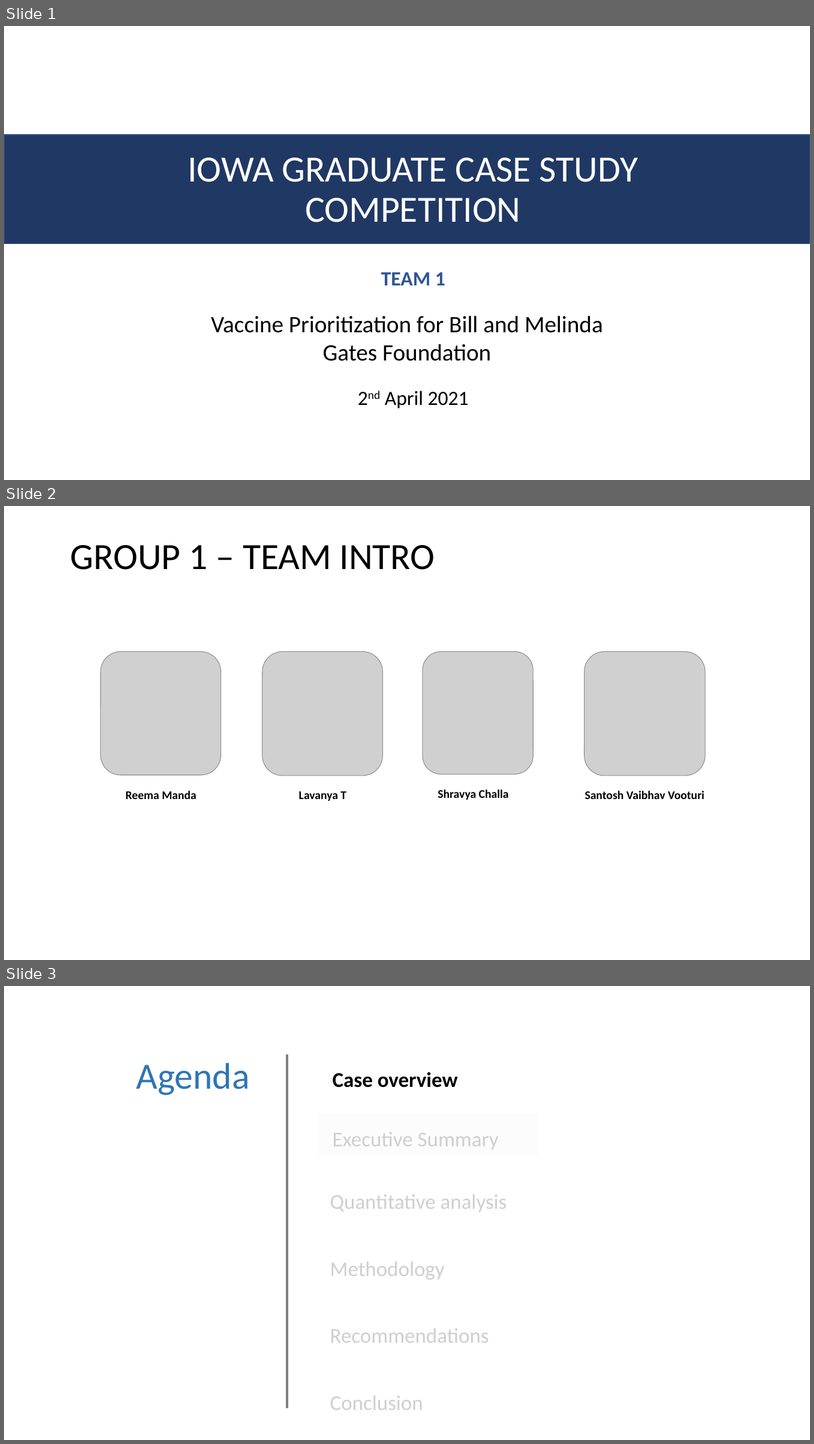
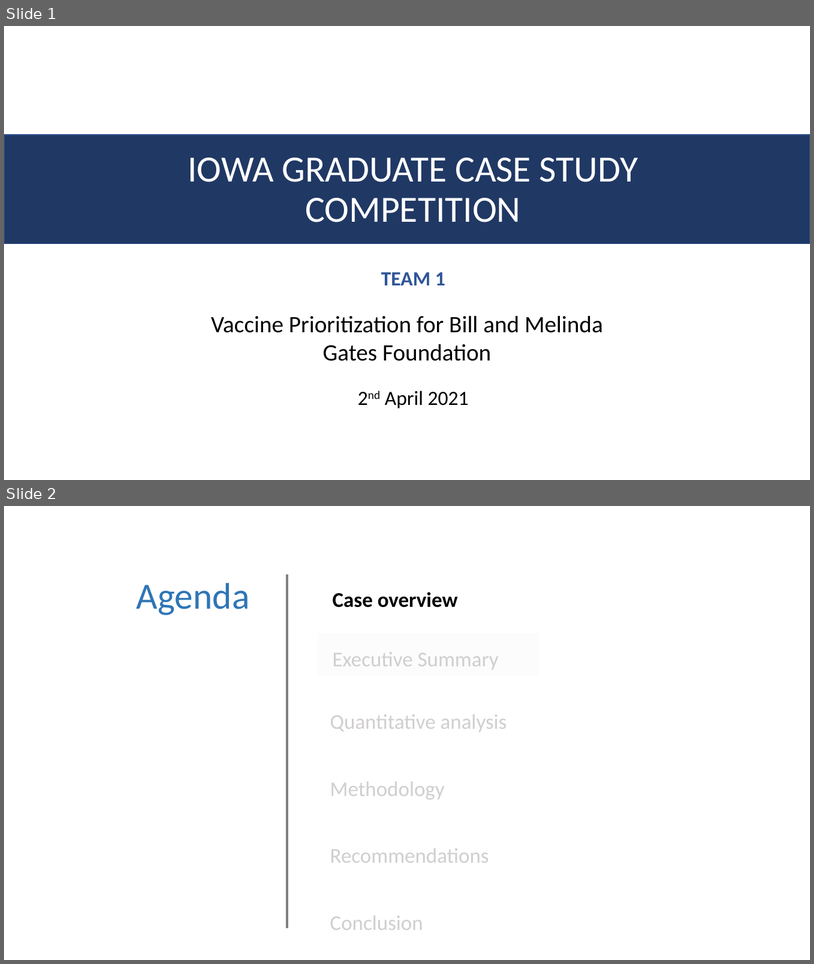
Before and after one commit to nitinmittapally/vaccine-prioritzation, a slide deck: Final Presentation.pptx. Shown one above the other, each under a label of ours: slides 1, 2 and 3 before the commit, slides 1 and 2 after it. The pictures are 814x1444 and 814x964 pixels, drawn with LibreOffice and Linux fonts; fonts in the diff are those of the drawing; grey boxes stand for pictures. Boxes give left, top, right and bottom in pixels: in the first picture for what was removed or moved away, otherwise in the second. Text is boxed around its words. In the diff, an @@ line names an element or a change of style, - is before the commit and + after.

Commit message:
PPT Changes

```diff
--- a/Final Presentation.pptx
+++ b/Final Presentation.pptx
@@ slide 2 removed at (4, 506, 810, 960), background #FFFFFF @@
@@ title removed at (71, 545, 435, 570) @@
-GROUP 1 – TEAM INTRO
@@ picture removed at (101, 652, 221, 775) @@
@@ picture removed at (263, 652, 383, 776) @@
@@ picture removed at (423, 652, 533, 775) @@
@@ picture removed at (585, 652, 706, 776) @@
@@ text removed at (126, 790, 197, 799) @@
-Reema Manda
@@ text removed at (299, 791, 347, 801) @@
-Lavanya T
@@ text removed at (438, 789, 509, 799) @@
-Shravya Challa
@@ text removed at (585, 790, 705, 799) @@
-Santosh Vaibhav Vooturi
@@ what was slide 3 is now slide 2 @@
```
